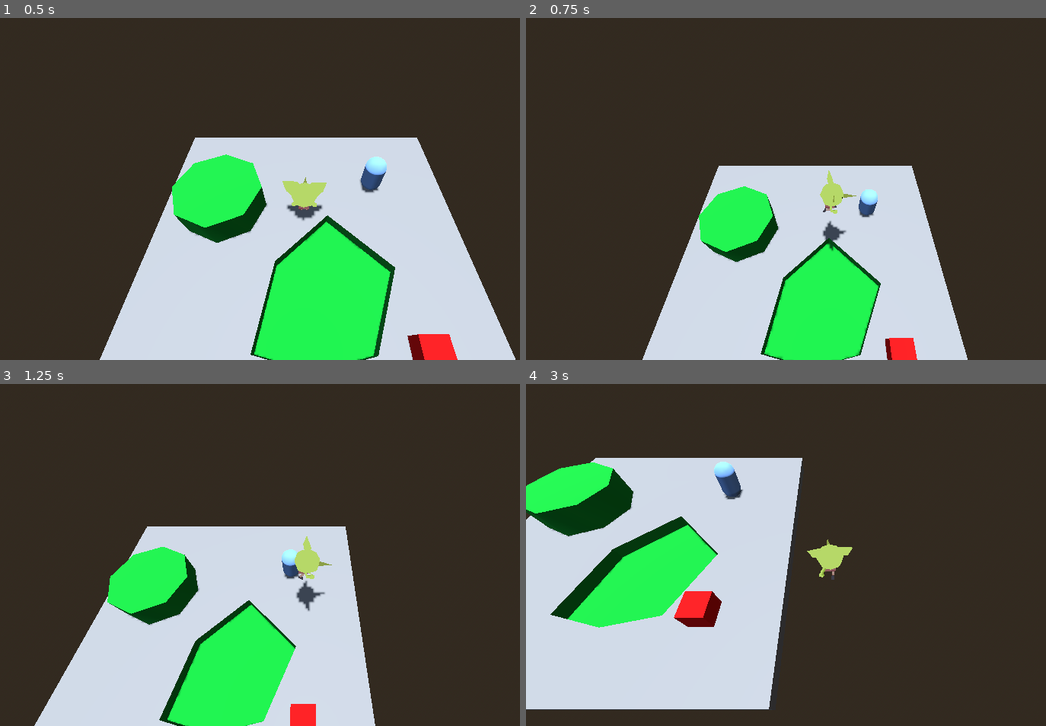
Above: before the commit, frames 1-4 (two rows, left to right).
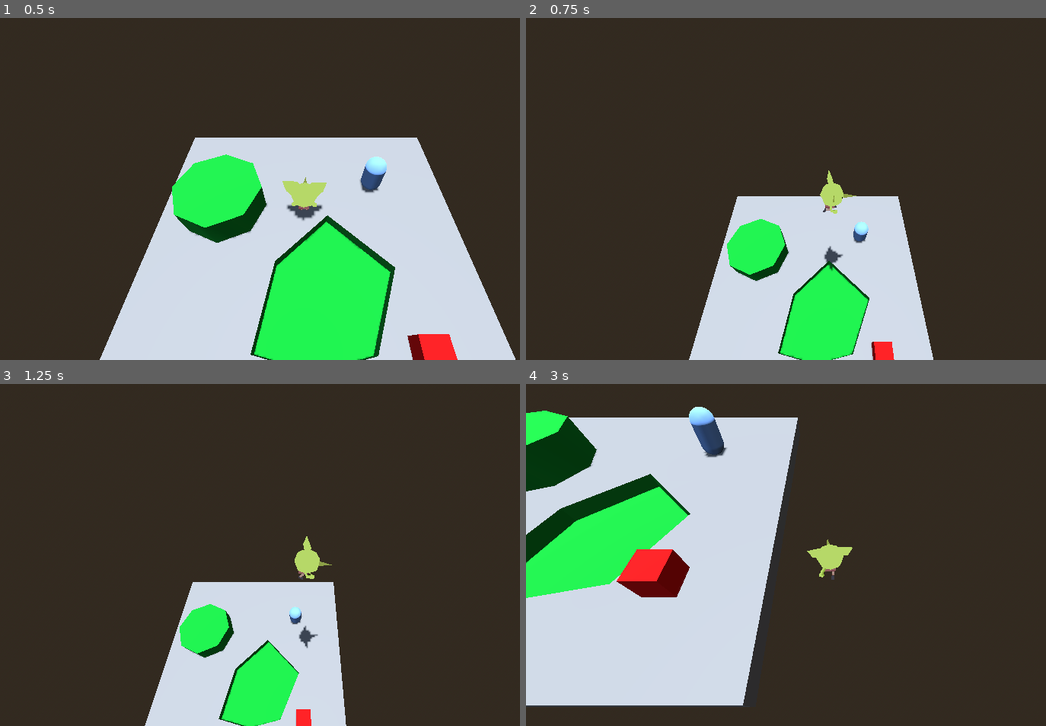
Above: after the commit, the same moments.

Repository: Swimnato/BYUGameJamSpring2025
Game: Godot game, scene res://Scenes/levels/scn_main.tscn
The game is run twice, just before and just after one commit, with the same random seed, the same clock (stepped at 60 frames per second) and the same inputs.
Inputs:
- Up to frame 1 (0.5 s): no input
- Up to frame 2 (0.75 s): tap Enter at 0.5 s; hold D (move_right) from 0.53 s (still down); hold Space (jump) from 0.53 s (still down)
- Up to frame 3 (1.25 s): keep holding D (move_right); keep holding Space (jump)
- Up to frame 4 (3 s): release D (move_right) at 1.28 s; release Space (jump) at 1.28 s; hold S (move_down) 1.28-2.03 s; tap Space (jump) at 1.35, 1.52, 1.82, 2.85 s; hold D (move_right) 2.03-2.78 s; hold Space (jump) 2.03-2.78 s; hold W (move_up) from 2.78 s (still down)

Frame 1 is identical in both runs. In frame 2, 15% of the frame differs, in the area x 22-85%, y 43-100%; in frame 3, 22%; in frame 4, 23%, in the area x 0-54%, y 6-96%.

Commit message:
added moving platform

Diff:
--- a/Scenes/levels/scn_main.tscn
+++ b/Scenes/levels/scn_main.tscn
@@ -12,7 +12,7 @@
 background_mode = 2
 sky = SubResource("Sky_ct860")
 
-[node name="ScnMain" type="Node3D"]
+[node name="ScnMain2" type="Node3D"]
 
 [node name="WorldEnvironment" type="WorldEnvironment" parent="."]
 environment = SubResource("Environment_lyvv4")
--- a/Scenes/levels/test_scene_pond.tscn
+++ b/Scenes/levels/test_scene_pond.tscn
@@ -23,9 +23,9 @@
 shadow_enabled = true
 
 [node name="Player" parent="." instance=ExtResource("1_ygifq")]
-transform = Transform3D(1, 0, 0, 0, 1, 0, 0, 0, 1, 0.419979, 0.0195313, -1.17553)
+transform = Transform3D(1, 0, 0, 0, 1, 0, 0, 0, 1, -75.0441, 10.2046, -136.519)
 
 [node name="whiteboxTemplate" parent="." instance=ExtResource("2_0pplq")]
 
 [node name="whiteboxTemplate2" parent="." instance=ExtResource("3_76m6k")]
-transform = Transform3D(-0.5, 0, -7.54979e-08, 0, 0.5, 0, 7.54979e-08, 0, -0.5, -58.9565, -5.14585, -71.0735)
+transform = Transform3D(-0.5, 0, -7.54979e-08, 0, 0.5, 0, 7.54979e-08, 0, -0.5, -58.957, 0, -71.074)
--- a/Scenes/objects/Floating Platform.tscn
+++ b/Scenes/objects/Floating Platform.tscn
@@ -1,7 +1,4 @@
-[gd_scene load_steps=6 format=3 uid="uid://bc5s0rft0e5gf"]
-
-[ext_resource type="Script" uid="uid://bxkuapurh3v8x" path="res://Scripts/FollowPath.gd" id="1_x2mso"]
-[ext_resource type="Material" uid="uid://c2xvfosssjgat" path="res://materials/LillyPads.tres" id="2_yd2ce"]
+[gd_scene load_steps=7 format=3 uid="uid://bc5s0rft0e5gf"]
 
 [sub_resource type="Curve3D" id="Curve3D_yd2ce"]
 closed = true
@@ -17,8 +14,47 @@
 height = 0.25
 
 [sub_resource type="CylinderShape3D" id="CylinderShape3D_nihuc"]
-height = 0.25
+height = 0.5
 radius = 25.0
+
+[sub_resource type="Animation" id="Animation_vhvj6"]
+resource_name = "Moving_Platform"
+length = 30.0
+loop_mode = 1
+step = 0.00833333
+tracks/0/type = "value"
+tracks/0/imported = false
+tracks/0/enabled = true
+tracks/0/path = NodePath("Path3D/PathFollow3D:progress")
+tracks/0/interp = 1
+tracks/0/loop_wrap = true
+tracks/0/keys = {
+"times": PackedFloat32Array(0, 30),
+"transitions": PackedFloat32Array(1, 1),
+"update": 0,
+"values": [0.0, 663.434]
+}
+
+[sub_resource type="Animation" id="Animation_x2mso"]
+length = 0.001
+tracks/0/type = "value"
+tracks/0/imported = false
+tracks/0/enabled = true
+tracks/0/path = NodePath("Path3D/PathFollow3D:progress")
+tracks/0/interp = 1
+tracks/0/loop_wrap = true
+tracks/0/keys = {
+"times": PackedFloat32Array(0),
+"transitions": PackedFloat32Array(1),
+"update": 0,
+"values": [0.0]
+}
+
+[sub_resource type="AnimationLibrary" id="AnimationLibrary_yd2ce"]
+_data = {
+&"Moving_Platform": SubResource("Animation_vhvj6"),
+&"RESET": SubResource("Animation_x2mso")
+}
 
 [node name="FloatingPlatform" type="Node3D"]
 
@@ -26,16 +62,23 @@
 curve = SubResource("Curve3D_yd2ce")
 
 [node name="PathFollow3D" type="PathFollow3D" parent="Path3D"]
-transform = Transform3D(-0.862009, 0, -0.506844, 0, 1, 0, 0.506844, 0, -0.862009, 16.544, 0, 119.487)
-script = ExtResource("1_x2mso")
+transform = Transform3D(0.999899, 0, 0, 0, 1, 0, 0, 0, 0.999899, 16.544, 0, 119.487)
+rotation_mode = 0
+cubic_interp = false
 
-[node name="MeshInstance3D" type="MeshInstance3D" parent="Path3D/PathFollow3D"]
+[node name="CharacterBody3D" type="CharacterBody3D" parent="Path3D/PathFollow3D"]
+transform = Transform3D(1, 0, -2.98023e-08, 0, 1, 0, 2.98023e-08, 0, 1, 0, 0, 0)
+motion_mode = 1
+
+[node name="MeshInstance3D" type="MeshInstance3D" parent="Path3D/PathFollow3D/CharacterBody3D"]
 mesh = SubResource("CylinderMesh_t4la1")
-surface_material_override/0 = ExtResource("2_yd2ce")
 
-[node name="RigidBody3D" type="RigidBody3D" parent="Path3D/PathFollow3D/MeshInstance3D"]
-transform = Transform3D(1, 0, -5.96046e-08, 0, 1, 0, 5.96046e-08, 0, 1, 0, 0, 0)
+[node name="CollisionShape3D" type="CollisionShape3D" parent="Path3D/PathFollow3D/CharacterBody3D"]
+shape = SubResource("CylinderShape3D_nihuc")
 
-[node name="CollisionShape3D" type="CollisionShape3D" parent="Path3D/PathFollow3D/MeshInstance3D/RigidBody3D"]
-transform = Transform3D(1, 0, -2.08616e-07, 0, 1.00002, 0, 2.08616e-07, 0, 1, 0, 0, 0)
-shape = SubResource("CylinderShape3D_nihuc")
+[node name="AnimationPlayer" type="AnimationPlayer" parent="."]
+process_physics_priority = 1
+libraries = {
+&"": SubResource("AnimationLibrary_yd2ce")
+}
+autoplay = "Moving_Platform"
--- a/Scenes/objects/scn_player.tscn
+++ b/Scenes/objects/scn_player.tscn
@@ -401,8 +401,6 @@
 
 [node name="CharacterBody3D" type="CharacterBody3D"]
 script = ExtResource("1_kbahq")
-speed = null
-fall_acceleration = null
 
 [node name="camera" type="Camera3D" parent="."]
 transform = Transform3D(1, 0, 0, 0, 0.293507, 0.955957, 0, -0.955957, 0.293507, 0, 12.433, 4)
--- a/Scripts/scr_player.gd
+++ b/Scripts/scr_player.gd
@@ -4,7 +4,7 @@
 
 @export var speed = 6
 @export var fall_acceleration = 75
-@export var jump_force = 20
+@export var jump_force = 40
 var target_velocity = Vector3.ZERO
 
 func _physics_process(delta):
--- a/materials/LillyPads.tres
+++ b/materials/LillyPads.tres
@@ -1,4 +1,4 @@
 [gd_resource type="StandardMaterial3D" format=3 uid="uid://c2xvfosssjgat"]
 
 [resource]
-albedo_color = Color(0, 0.8, 0.266667, 1)
+albedo_color = Color(4.33177e-06, 0.822123, 0.301504, 1)
